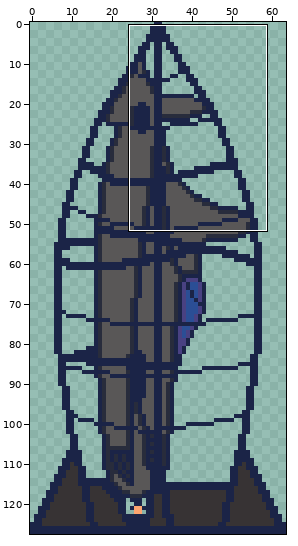
File history of a sprite sheet, _graphics/landing/spr_LandingSubmarine.png. Above, an overview of the earlier version with the close-up marked.
Close-up. Before:
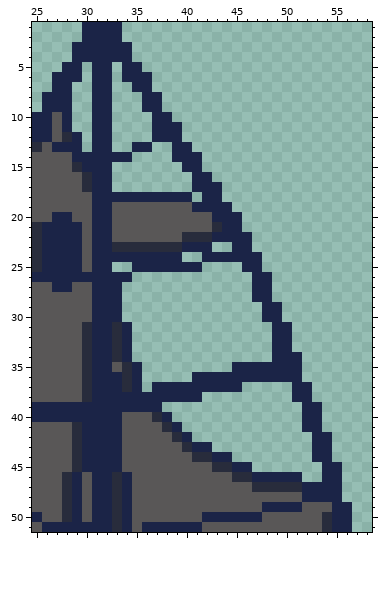
The file is 64x128 pixels. Shown: x 25..58, y 1..51. The commit also changed other parts of the picture, which this record leaves out.
After the commit:
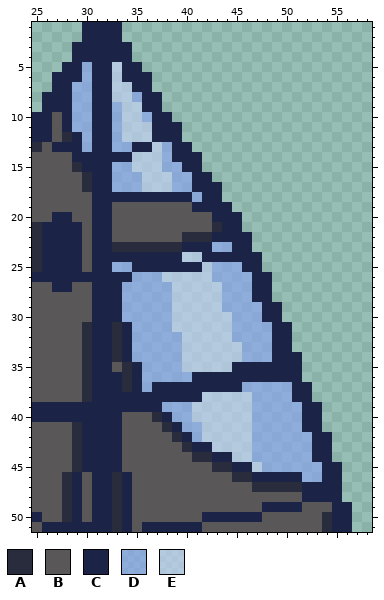
Palette (. is transparent): A #282c3c  B #595757  C #1b2447  D #8aa1f696  E #c9d4fd96
From old to new:
Colour D is added in rows 5 to 6 at x 30; in row 7 at x 29 to 30; in row 8 at x 29 to 30 and 35; in row 9 at x 29 to 30 and 33; in row 10 at x 29 to 30, 33 and 36; in row 11 at x 29 to 30 and 33.
Colour D is added in row 12 at x 30 and 33; in row 13 at x 30, 33 to 34 and 38; in row 14 at x 38; in row 15 at x 33 to 34 and 38 to 39; in rows 16 to 17 at x 33 to 35 and 39 to 40; in row 18 at x 41.
Colour D is added in row 23 at x 43 to 44; in row 25 at x 33 to 34 and 43 to 45; in row 26 at x 35 to 37 and 43 to 46; in rows 27 to 28 at x 34 to 38 and 44 to 46; in row 29 at x 34 to 38 and 44 to 47; in row 30 at x 34 to 38 and 45 to 47.
Colour D is added in row 31 at x 35 to 38 and 45 to 48; in row 32 at x 35 to 39 and 45 to 48; in rows 33 to 34 at x 35 to 39 and 46 to 48; in row 35 at x 36 to 39; in row 36 at x 36 to 40; in row 37 at x 36 and 46 to 50.
Colour D is added in row 38 at x 47 to 50; in row 39 at x 38 to 40 and 47 to 51; in row 40 at x 39 to 40 and 47 to 51; in row 41 at x 40 to 41 and 47 to 51; in row 42 at x 41 and 47 to 52; in rows 43 to 44 at x 47 to 52.
Colour D is added in row 45 at x 48 to 53; in row 46 at x 52 to 53.
Colour E is added in rows 5 to 6 at x 33; in rows 7 to 8 at x 33 to 34; in rows 9 to 10 at x 34 to 35; in rows 11 to 12 at x 34 to 36; in row 13 at x 37; in rows 14 to 15 at x 35 to 37.
Colour E is added in rows 16 to 17 at x 36 to 38; in row 24 at x 40 to 41; in row 25 at x 42; in row 26 at x 38 to 42; in rows 27 to 29 at x 39 to 43; in rows 30 to 31 at x 39 to 44.
Colour E is added in row 32 at x 40 to 44; in rows 33 to 34 at x 40 to 45; in row 35 at x 40 to 44; in row 38 at x 42 to 46; in rows 39 to 40 at x 41 to 46; in rows 41 to 42 at x 42 to 46.
Colour E is added in row 43 at x 43 to 46; in row 44 at x 45 to 46; in row 45 at x 47.
